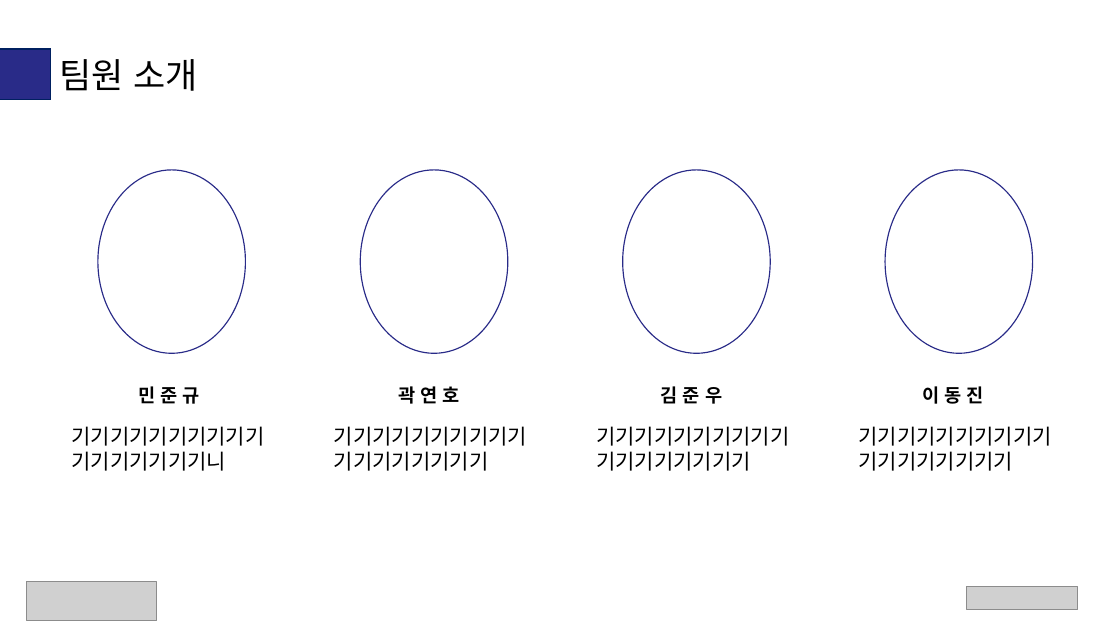
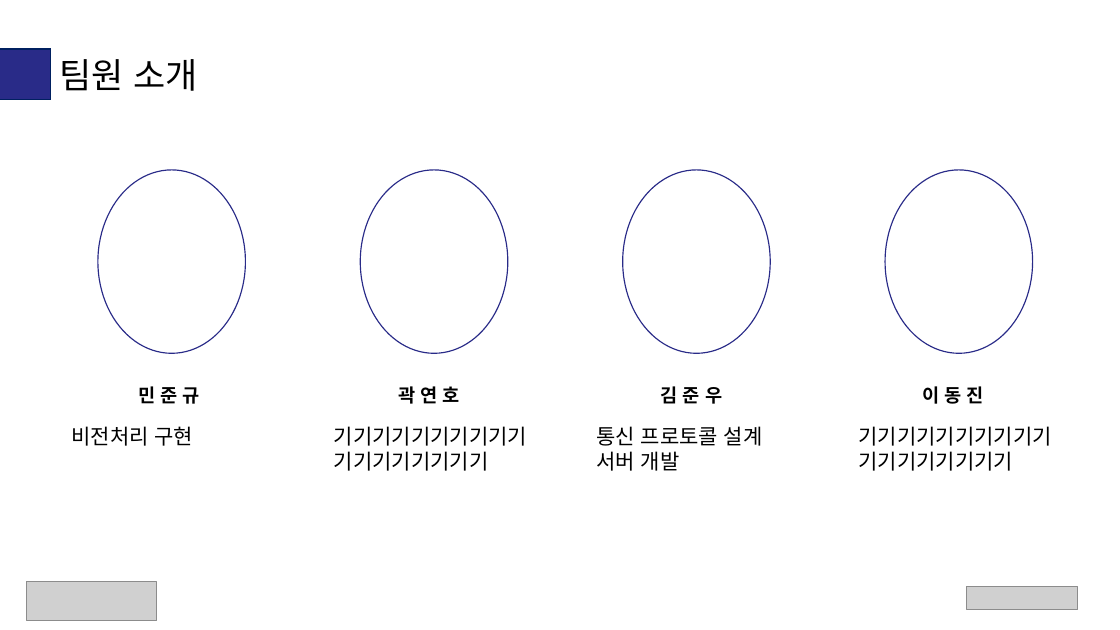
Before and after one commit to ANU-SmartFactory2021/ANU-SmartFactory2021, a slide deck: slide 4 of doc/02. 프로젝트 구현 자료/비전이동(2조)발표자료.pptx. Drawn at 1120x630 pixels with LibreOffice and Linux fonts; fonts in the diff are those of the drawing; grey boxes stand for pictures. Boxes give left, top, right and bottom in pixels: in the first picture for what was removed or moved away, otherwise in the second. Text is boxed around its words. In the diff, an @@ line names an element or a change of style, - is before the commit and + after.

Commit message:
서버 주석 추가 및 ppt 뉴스 삽입

```diff
--- a/doc/02. 프로젝트 구현 자료/비전이동(2조)발표자료.pptx
+++ b/doc/02. 프로젝트 구현 자료/비전이동(2조)발표자료.pptx
@@ text at bbox=[71, 426, 194, 446]: text changed @@
-기기기기기기기기기기기기기기기기기니
+비전처리 구현
@@ text at bbox=[596, 426, 763, 471]: text changed @@
-기기기기기기기기기기기기기기기기기기
+통신 프로토콜 설계
+서버 개발
```
Also in this commit, not shown: 9 other slides changed, 2 other files.
